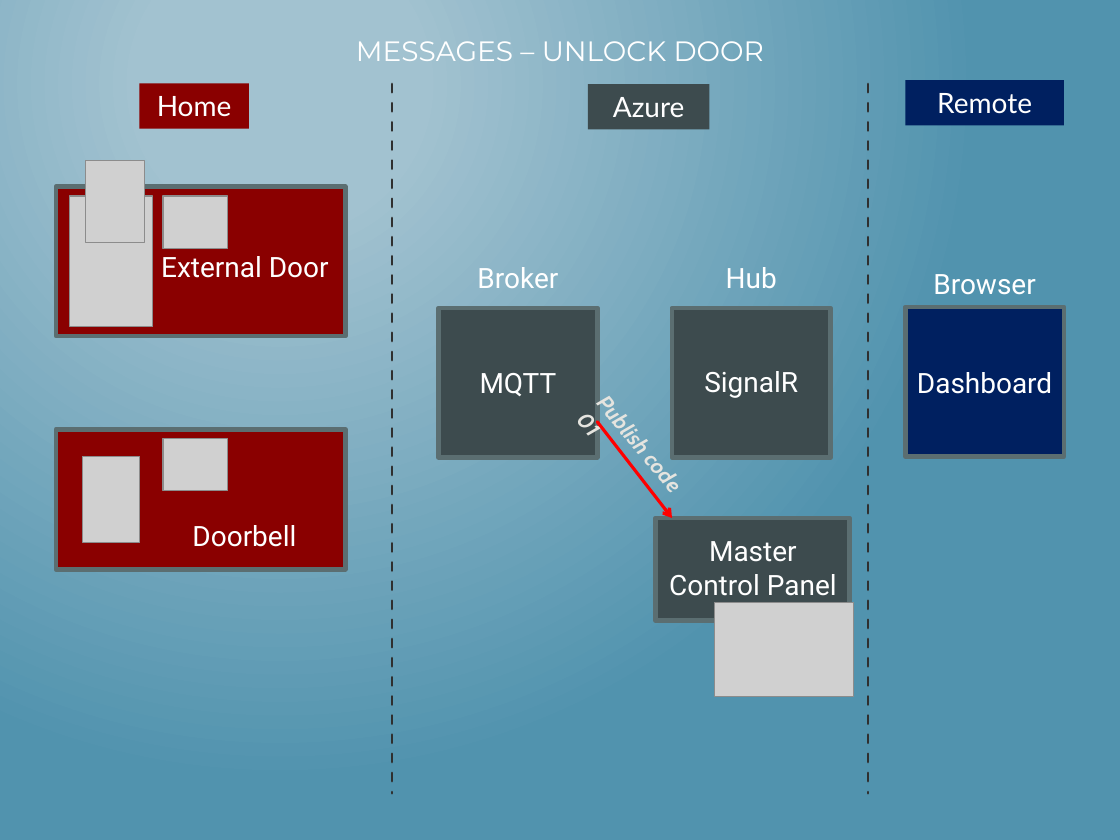
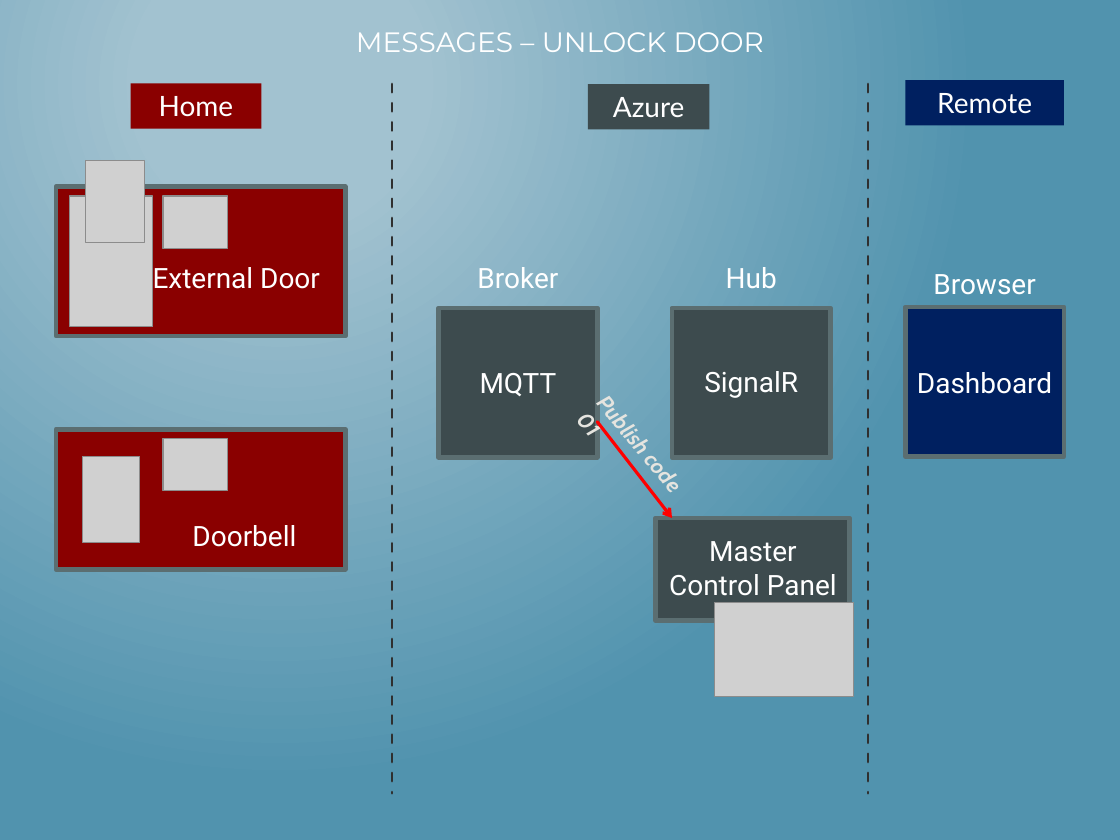
Before and after one commit to mlinnen/CloudHomeSecurity, a slide deck: slide 19 of docs/HacknightPowerPoint.pptx. Drawn at 1120x840 pixels with LibreOffice and Linux fonts; fonts in the diff are those of the drawing; grey boxes stand for pictures. Boxes give left, top, right and bottom in pixels: in the first picture for what was removed or moved away, otherwise in the second. Text is boxed around its words. In the diff, an @@ line names an element or a change of style, - is before the commit and + after.

```diff
--- a/docs/HacknightPowerPoint.pptx
+++ b/docs/HacknightPowerPoint.pptx
@@ text "MESSAGES – UNLOCK DOOR": place and size @@
-text "MESSAGES – UNLOCK DOOR" at [356,41,764,61]
+text "MESSAGES – UNLOCK DOOR" at [356,32,764,52]
@@ rectangle "Home": place and size @@
-rectangle "Home" at [139,84,249,129]
+rectangle "Home" at [131,84,262,129]
@@ text "External Door": place and size @@
-text "External Door" at [161,256,329,278]
+text "External Door" at [153,267,320,289]
```
Also in this commit, not shown: 15 other slides changed, 6 slides added.
